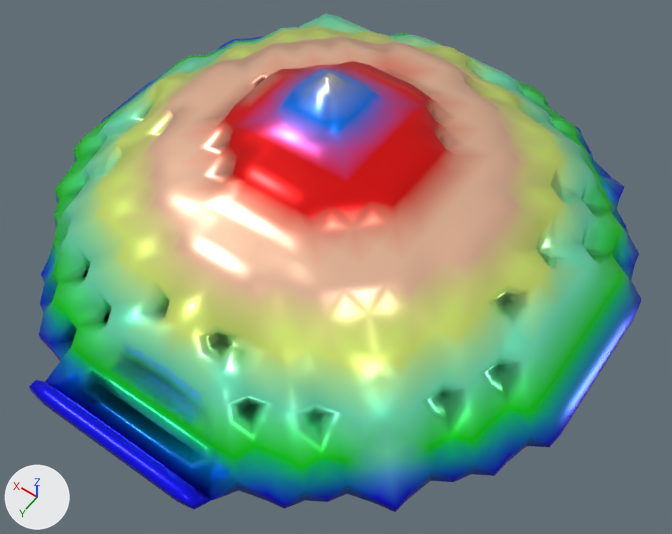
The glTF model glb/smooth/1-1000/225.glb: old version first, new version second.
Rendered twice from a camera (50 mm lens) standing at (-0.716, 0.945, 2.158) and looking at (0.0, -0.057, 0.583). The lights are fixed; the arrows at lower left show +X, +Y and +Z. Vertices at the same position are counted once.
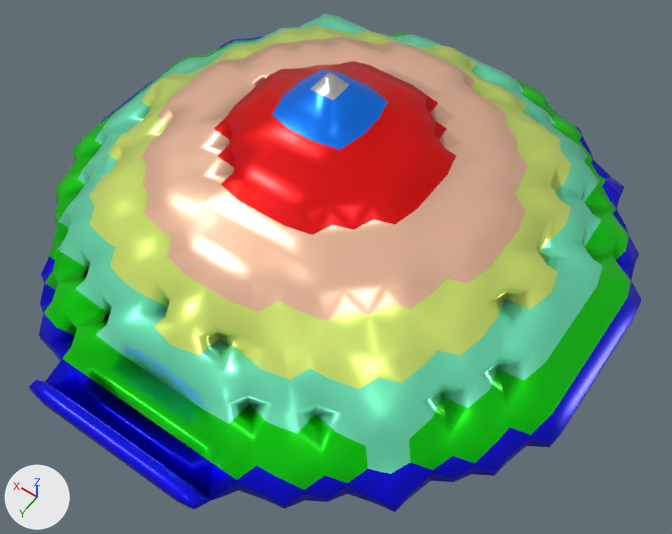
Where the change shows, as pixel boxes [x1, y1, x2, y2] in the pictures (672 x 534 px):
part 1 of me_mesh_0, recoloured: [44, 16, 631, 490] in both
part 2 of me_mesh_0, recoloured: [39, 36, 642, 509] in both
part 3 of me_mesh_0, recoloured: [123, 33, 550, 348] in both

The edits, one by one:
me_mesh_0 has 1558 vertices, 3392 faces and spans x -0.588..0.588, y -0.59..0.588, z 0.012..1.083.
me_mesh_0 is used by ob_mesh_0; location (0.0, 0.0, 0.0).
me_mesh_0 part 1: 1662 faces centred in x -0.554..0.549, y -0.588..0.496, z 0.012..0.903 are repainted in the vertex colours; the middle colour goes from green #5ff3a4 to green #7cff7c.
me_mesh_0 part 2: 406 faces centred in x -0.579..0.575, y -0.588..0.533, z 0.014..1.052 are repainted in the vertex colours; the middle colour goes from cyan #009ebc to blue #0000ff.
me_mesh_0 part 3: 634 faces centred in x -0.375..0.375, y -0.425..0.325, z 0.039..1.076 are repainted in the vertex colours; the middle colour goes from beige #f3aa90 to beige #efcbaa.
